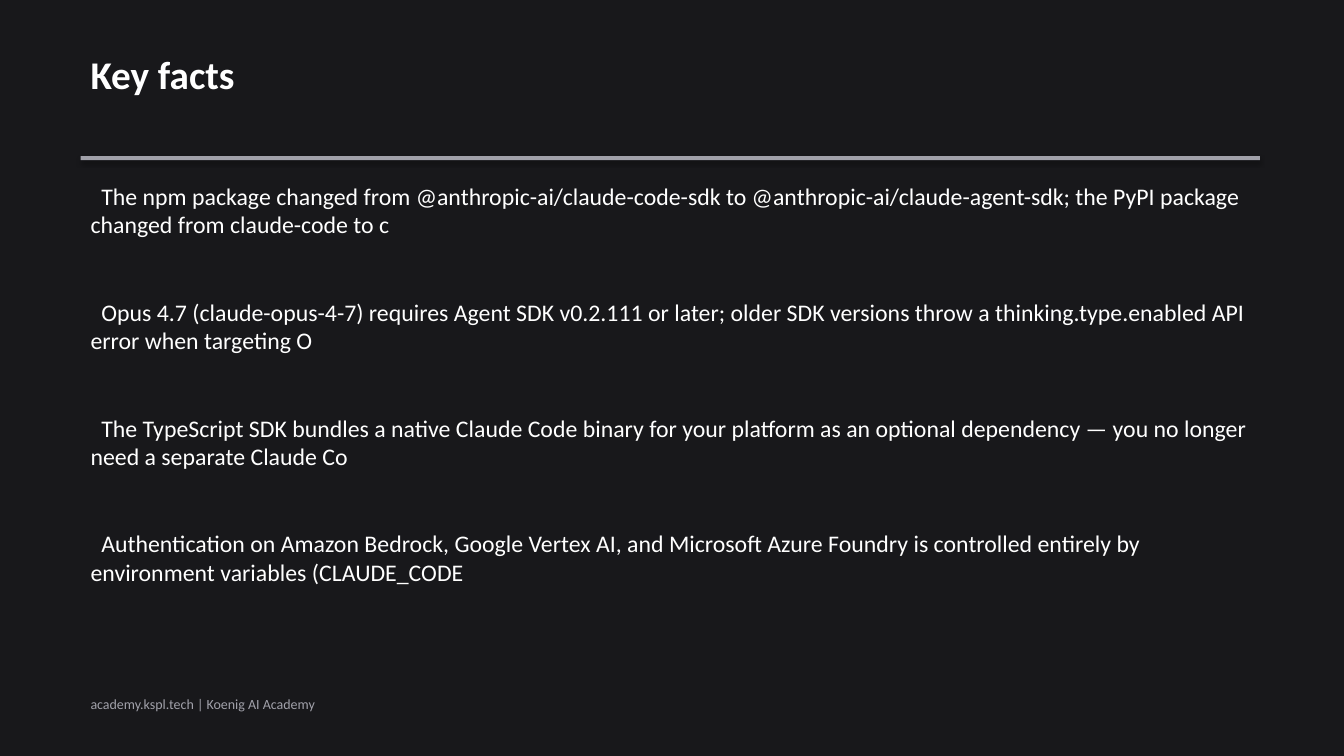
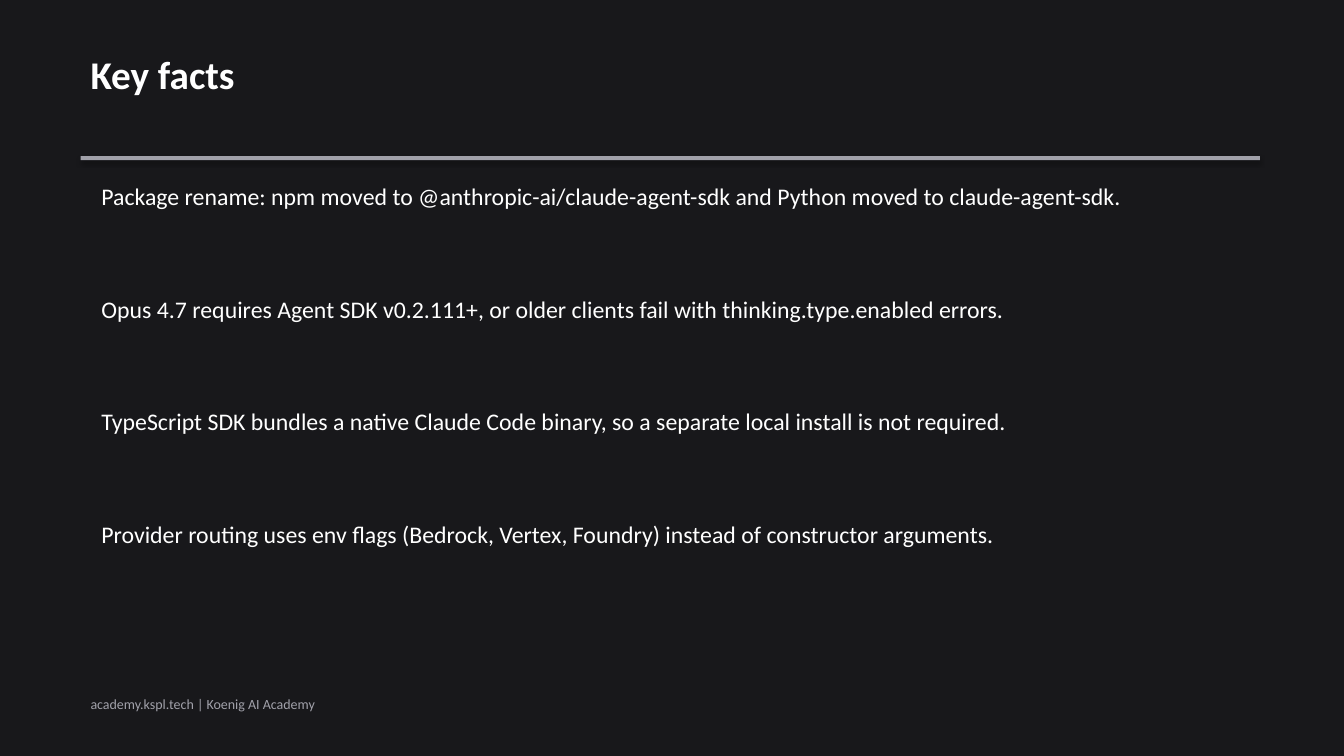
Before and after one commit to Koenig-Solutions-Private-Limited/koenig-ai-org, a slide deck: slide 2 of vault/courses/production-agents-claude-agent-sdk-mcp-connector/ch01-slides.pptx. Drawn at 1344x756 pixels with LibreOffice and Linux fonts; fonts in the diff are those of the drawing. Boxes give left, top, right and bottom in pixels: in the first picture for what was removed or moved away, otherwise in the second. Text is boxed around its words. In the diff, an @@ line names an element or a change of style, - is before the commit and + after.

```diff
--- a/vault/courses/production-agents-claude-agent-sdk-mcp-connector/ch01-slides.pptx
+++ b/vault/courses/production-agents-claude-agent-sdk-mcp-connector/ch01-slides.pptx
@@ text at (101, 188, 1120, 209): text changed @@
-The npm package changed from @anthropic-ai/claude-code-sdk to @anthropic-ai/claude-agent-sdk; the PyPI package changed from claude-code to c
+Package rename: npm moved to @anthropic-ai/claude-agent-sdk and Python moved to claude-agent-sdk.
@@ text at (101, 301, 1003, 322): text changed @@
-Opus 4.7 (claude-opus-4-7) requires Agent SDK v0.2.111 or later; older SDK versions throw a thinking.type.enabled API error when targeting O
+Opus 4.7 requires Agent SDK v0.2.111+, or older clients fail with thinking.type.enabled errors.
@@ text at (101, 413, 1006, 434): text changed @@
-The TypeScript SDK bundles a native Claude Code binary for your platform as an optional dependency — you no longer need a separate Claude Co
+TypeScript SDK bundles a native Claude Code binary, so a separate local install is not required.
@@ text at (101, 526, 993, 547): text changed @@
-Authentication on Amazon Bedrock, Google Vertex AI, and Microsoft Azure Foundry is controlled entirely by environment variables (CLAUDE_CODE
+Provider routing uses env flags (Bedrock, Vertex, Foundry) instead of constructor arguments.
```
Also in this commit, not shown: 3 other slides changed, 1 slide added, 1 slide removed, 6 other files.
